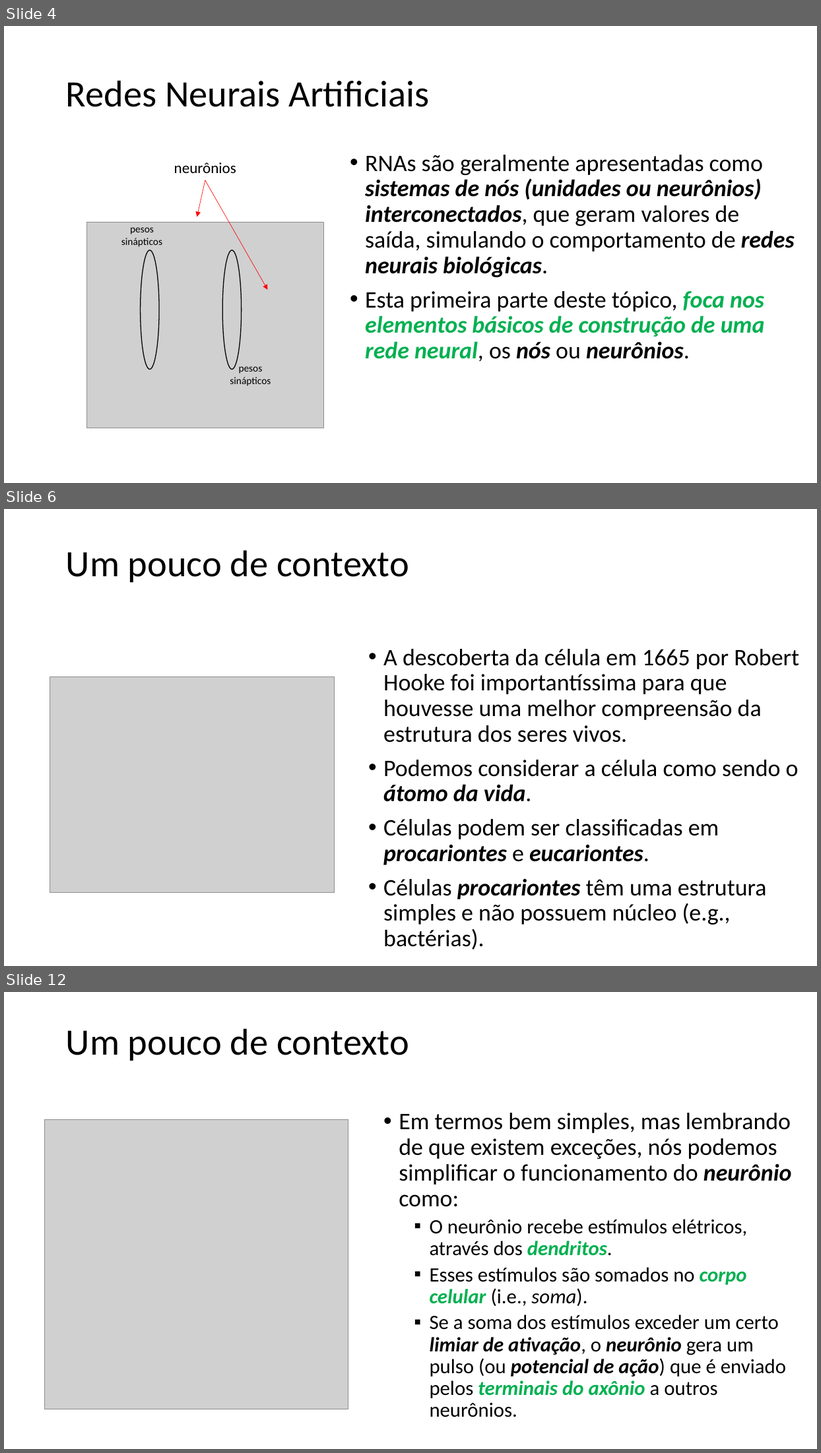
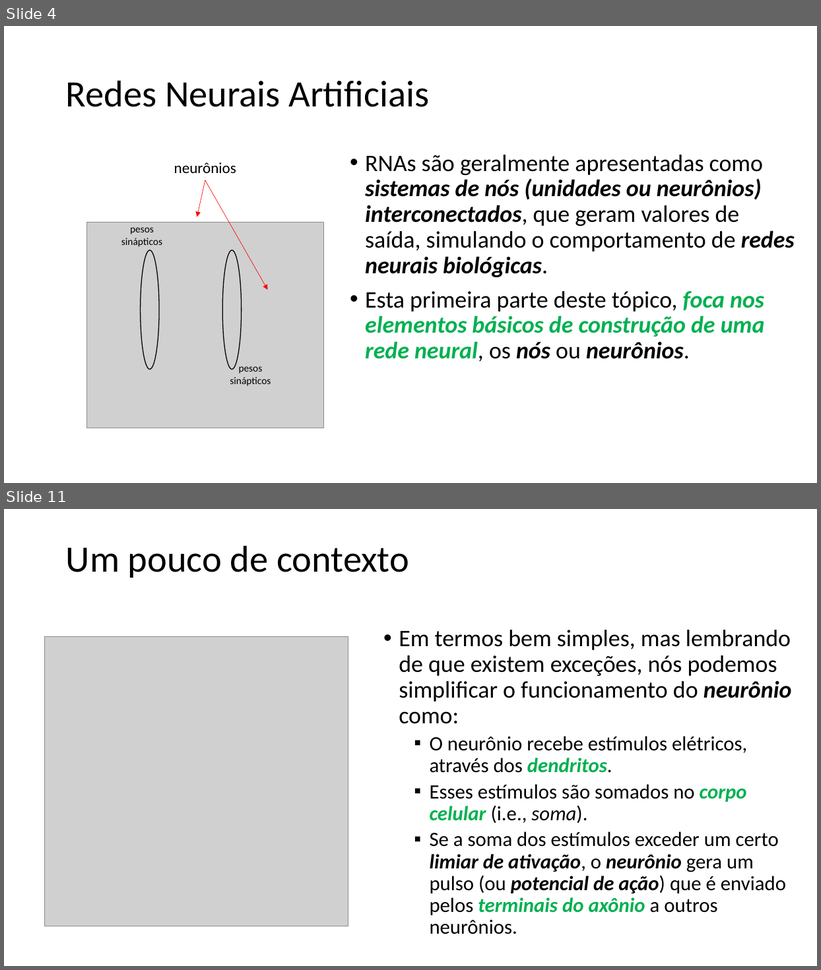
Before and after one commit to zz4fap/t320_aprendizado_de_maquina, a slide deck: slides/T320_Redes_Neurais_Artificiais (Parte I).pptx. Shown one above the other, each under a label of ours: slides 4, 6 and 12 before the commit, slides 4 and 11 after it; the slides between them are not shown. The pictures are 821x1453 and 821x970 pixels, drawn with LibreOffice and Linux fonts; fonts in the diff are those of the drawing; grey boxes stand for pictures. Boxes give left, top, right and bottom in pixels: in the first picture for what was removed or moved away, otherwise in the second. Text is boxed around its words. In the diff, an @@ line names an element or a change of style, - is before the commit and + after.

```diff
--- a/slides/T320_Redes_Neurais_Artificiais (Parte I).pptx
+++ b/slides/T320_Redes_Neurais_Artificiais (Parte I).pptx
@@ slide 6 removed at (4, 509, 817, 966), background #FFFFFF @@
@@ title removed at (66, 550, 409, 582) @@
-Um pouco de contexto
@@ text removed at (384, 649, 799, 950) @@
-• A descoberta da célula em 1665 por Robert Hooke foi importantíssima para que houvesse uma melhor compreensão da estrutura dos seres vivos.
-• Podemos considerar a célula como sendo o átomo da vida.
-• Células podem ser classificadas em procariontes e eucariontes.
-• Células procariontes têm uma estrutura simples e não possuem núcleo (e.g., bactérias).
@@ picture removed at (50, 677, 334, 893) @@
@@ what was slide 12 is now slide 11 @@
```
Also in this commit, not shown: 5 slides changed, 1 slide added, 1 other slide removed.
